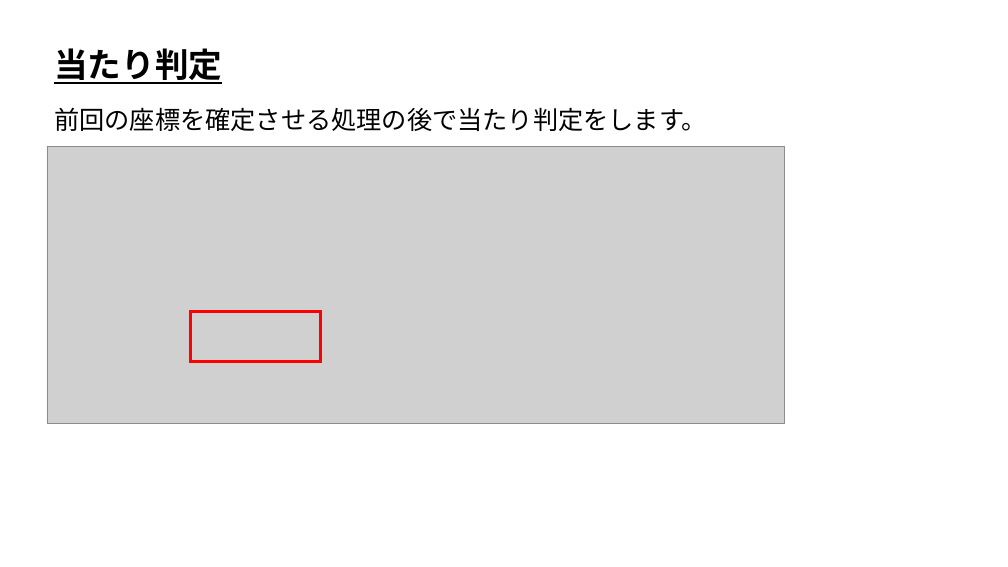
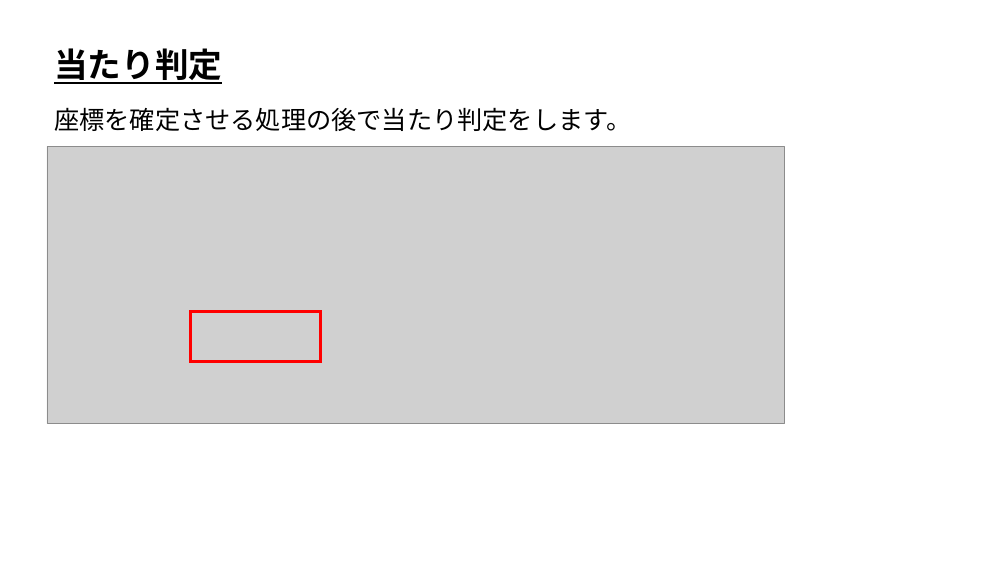
Before and after one commit to ArakiYusuke-Ohara/Textbook, a slide deck: slide 4 of ゲーム科3年/00_前期/オンラインゲームプログラミングⅠ/11_当たり判定.pptx. Drawn at 1008x567 pixels with LibreOffice and Linux fonts; fonts in the diff are those of the drawing; grey boxes stand for pictures. Boxes give left, top, right and bottom in pixels: in the first picture for what was removed or moved away, otherwise in the second. Text is boxed around its words. In the diff, an @@ line names an element or a change of style, - is before the commit and + after.

Commit message:
微修正

```diff
--- a/ゲーム科3年/00_前期/オンラインゲームプログラミングⅠ/11_当たり判定.pptx
+++ b/ゲーム科3年/00_前期/オンラインゲームプログラミングⅠ/11_当たり判定.pptx
@@ text at [54,107,631,131]: text changed @@
-前回の座標を確定させる処理の後で当たり判定をします。
+座標を確定させる処理の後で当たり判定をします。
```
